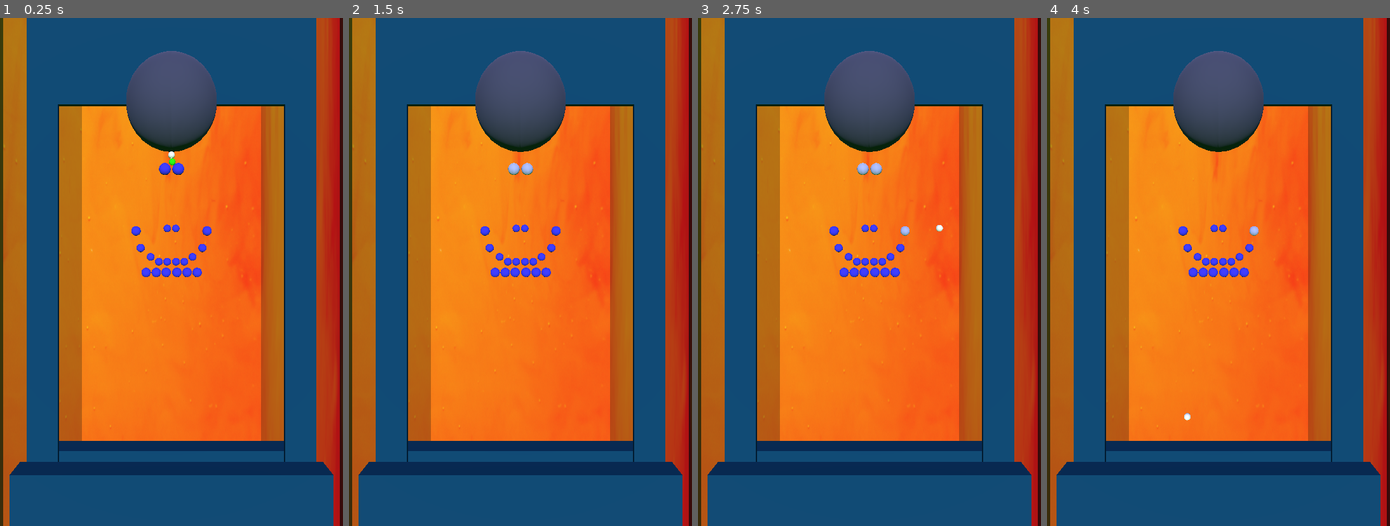
Above: before the commit, frames 1-4 (left to right).
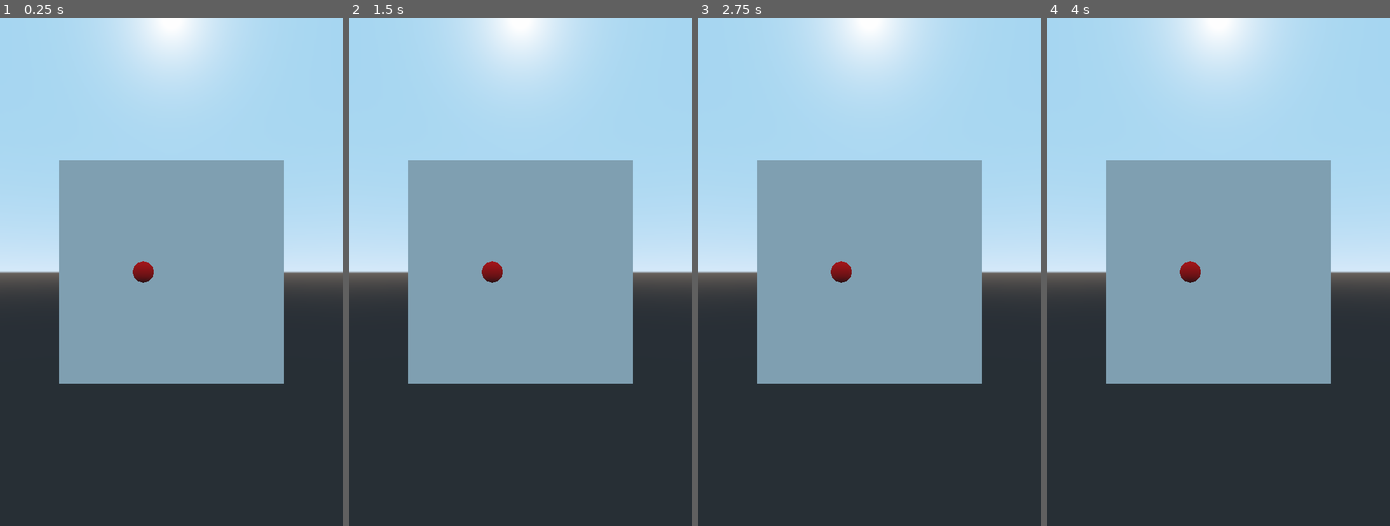
Above: after the commit, the same moments.

Repository: beothorn/librethrow
Game: Godot game, scene res://mainScene/main.tscn
Same seed, same stepped clock (60 frames per second), same inputs: the game is played once before the commit and once after it. Before the commit the project starts from res://playStage/PlayStage.tscn.
Inputs (mouse positions are in pixels of both pictures, inside the frame that each line leads up to):
- Up to frame 1 (0.25 s): no input
- Up to frame 2 (1.5 s): tap Enter at 0.5 s; move the mouse to (595, 246) at 0.52 s; click (595, 246) at 0.67 s; tap Space at 1.25 s; drag from (451, 297) to (503, 373) at 1.27 s
- Up to frame 3 (2.75 s): tap Enter at 2 s; move the mouse to (903, 160) at 2.02 s; click (903, 160) at 2.17 s
- Up to frame 4 (4 s): drag from (1201, 373) to (1115, 195) at 2.77 s; tap Space at 3.5 s; move the mouse to (1321, 348) at 3.52 s; click (1321, 348) at 3.67 s

The runs differ from the first frame. In frame 1, 100% of the frame differs, in the area x 0-100%, y 0-100%; in frame 2, 100%; in frame 3, 100%; in frame 4, 100%.

Commit message:
Introducing levels

Diff:
--- /dev/null
+++ b/game/levelChoose/LevelChooser.tscn
@@ -0,0 +1,33 @@
+[gd_scene load_steps=5 format=2]
+
+[sub_resource type="QuadMesh" id=1]
+size = Vector2( 2.096, 2.084 )
+
+[sub_resource type="SpatialMaterial" id=2]
+
+[sub_resource type="SpatialMaterial" id=3]
+albedo_color = Color( 0.976471, 0.0431373, 0.0431373, 1 )
+
+[sub_resource type="SphereShape" id=4]
+radius = 0.1
+
+[node name="LevelRoom" type="Spatial"]
+
+[node name="Camera" type="Camera" parent="."]
+transform = Transform( 1, 0, 0, 0, 1, 0, 0, 0, 1, 0, 0, 3.38643 )
+
+[node name="CSGMesh" type="CSGMesh" parent="."]
+mesh = SubResource( 1 )
+material = SubResource( 2 )
+
+[node name="Levels" type="Spatial" parent="."]
+
+[node name="Level1" type="StaticBody" parent="Levels"]
+transform = Transform( 1, 0, 0, 0, 1, 0, 0, 0, 1, -0.262622, 0, 0 )
+
+[node name="CSGSphere" type="CSGSphere" parent="Levels/Level1"]
+radius = 0.1
+material = SubResource( 3 )
+
+[node name="CollisionShape" type="CollisionShape" parent="Levels/Level1"]
+shape = SubResource( 4 )
--- /dev/null
+++ b/game/mainScene/main.gd
@@ -0,0 +1,28 @@
+extends Spatial
+
+onready var game_room = preload("res://playStage/PlayStage.tscn")
+onready var level_chooser = preload("res://levelChoose/LevelChooser.tscn")
+
+
+func load_scene(scene):
+	var loaded_scene = scene.instance()
+	for c in self.get_children():
+		c.queue_free()
+	self.get_node(".").add_child(loaded_scene)
+	return loaded_scene
+
+func load_level_chooser():
+	var level_instance = load_scene(level_chooser)
+	level_instance.get_node("Levels/Level1").connect("input_event", self, "load_level_1")
+
+func _ready():
+	load_level_chooser()
+
+func load_level_1(camera, event, click_position, click_normal, shape_idx):
+	var mouse_click = event as InputEventMouseButton
+	if mouse_click:
+		var left_pressed = mouse_click.button_index == BUTTON_LEFT and mouse_click.pressed
+		if left_pressed:
+			print("left_pressed")
+			var game_room_instance = load_scene(game_room)
+			game_room_instance.connect("change_to_level_chooser", self, "load_level_chooser")
--- /dev/null
+++ b/game/mainScene/main.tscn
@@ -0,0 +1,6 @@
+[gd_scene load_steps=2 format=2]
+
+[ext_resource path="res://mainScene/main.gd" type="Script" id=1]
+
+[node name="Main" type="Spatial"]
+script = ExtResource( 1 )
--- a/game/playStage/PlayStage.gd
+++ b/game/playStage/PlayStage.gd
@@ -1,11 +1,13 @@
 extends Spatial
 
-onready var root = get_node("/root/GameRoom")
-onready var stones = get_node("/root/GameRoom/Stones")
-onready var aim_ball = get_node("/root/GameRoom/Aim_ball")
-onready var stones_bottom = get_node("/root/GameRoom/StonesBottom")
-onready var camera = get_node("/root/GameRoom/Camera")
-onready var simulation_point_meshes = get_node("/root/GameRoom/SimulationPointsMeshes")
+signal change_to_level_chooser
+
+onready var root = get_node(".")
+onready var stones = get_node("./Stones")
+onready var aim_ball = get_node("./Aim_ball")
+onready var stones_bottom = get_node("./StonesBottom")
+onready var camera = get_node("./Camera")
+onready var simulation_point_meshes = get_node("./SimulationPointsMeshes")
 
 onready var ball_gen = preload("res://playStage/DropBall.tscn")
 onready var sim_ball_gen = preload("res://playStage/SimulatedBall.tscn")
@@ -13,16 +15,15 @@
 export (float) var throw_force = 10
 export (float) var gravity = 9
 export (float) var bounciness = 0.8
-export (float) var aim_sensitivity = 100#this should not be linear, the closer the more precise
-export (float) var max_aim_rotation_speed = 100
+export (float) var aim_sensitivity = 400
 export (float) var rotation_sensitivity = 2
 export (float) var focus_sensitivity = 4
 export (int) var bounce_count = 2
-export (int) var creation_interval = 1
+export (int) var creation_interval = 3
 
 var aim_circle_radius:float = 2.2
 var maximun_aim_angle:float = -0.26
-var should_restart:bool = false
+var all_stones_cleared:bool = false
 var hidden_z_coordinate:int = -1000
 
 var stones_room_bottom:float
@@ -80,7 +81,6 @@
 func _input(event):
 	var mouse_click = event as InputEventMouseButton
 	if mouse_click:
-
 		var left_pressed = mouse_click.button_index == BUTTON_LEFT and mouse_click.pressed
 		var left_released = mouse_click.button_index == BUTTON_LEFT and !mouse_click.pressed
 
@@ -96,12 +96,14 @@
 
 		if left_released and !throwing:
 			rotating_stones = false
+			throw_simulation_ball(aim_ball.translation)
 
 		var pos2d = _screen_position_on_y_axis(event.position)
 
 		if left_click and !throwing and pos2d.y > stones_room_bottom:
 			throw_ball(aim_ball.translation)
 			throwing = true
+			return
 
 		if left_pressed and !throwing:
 			initial_x = pos2d.x
@@ -117,18 +119,15 @@
 	if mouse_motion:
 		if mouse_pressed:
 			var pos2d:Vector3 = _screen_position_on_y_axis(event.position)
-			var max_angle = deg2rad(80)
 			var delta = (initial_x - pos2d.x)
-
-			delta = max(min( (delta*delta*delta)*focus_sensitivity , max_aim_rotation_speed), -max_aim_rotation_speed)
-			var drag_delta =  -max(min( delta / aim_sensitivity, max_angle), -max_angle)
+			delta = (delta*delta*delta)*focus_sensitivity
+			var drag_delta =  -delta / aim_sensitivity
 			var pos_cursor = pos2d.normalized() * aim_circle_radius
-			if pos_cursor.y < maximun_aim_angle:
+			var rotated_aim = initial_aim_rotation.rotated(drag_delta)
+			if rotated_aim.y < maximun_aim_angle:
 				if!rotating_stones:
-					var rotated_aim = initial_aim_rotation.rotated(drag_delta)
 					aim_ball.translation.x = rotated_aim.x
 					aim_ball.translation.y = rotated_aim.y
-				if !throwing:
 					throw_simulation_ball(aim_ball.translation)
 
 			if pos2d.y > stones_room_bottom:
@@ -136,15 +135,17 @@
 
 			if !throwing and rotating_stones and pos2d.y < stones_room_bottom:
 				stones.set_stones_rotation( initial_rotation + (delta/ rotation_sensitivity))
+				print("Simulate")
+				throw_simulation_ball(aim_ball.translation)
 
 func _on_ball_hit(obj, ball):
 	if obj.is_in_group("Stone"):
 		#removing child is slow so we just hide it
 		obj.hide()
-		should_restart = true
+		all_stones_cleared = true
 		for stone in stones.get_children():
 			if stone.is_in_group("Stone") and !stone.is_hidden():
-				should_restart = false
+				all_stones_cleared = false
 
 	if obj.is_in_group("BallKiller"):
 		root.remove_child(ball)
@@ -153,12 +154,13 @@
 		for stone in stones.get_children():
 				if stone.is_in_group("Stone"):
 					stone.force_hide()
-		if should_restart:
+		if all_stones_cleared:
+			emit_signal("change_to_level_chooser")
 			stones.set_stones_rotation(0)
 			for stone in stones.get_children():
 				if stone.is_in_group("Stone"):
 					stone.reset()
-			should_restart = false
+			all_stones_cleared = false
 	stones.rebuild_meshes()
 
 func clear_simulations():
--- a/game/playStage/PlayStage.tscn
+++ b/game/playStage/PlayStage.tscn
@@ -94,6 +94,12 @@
 mesh = SubResource( 20 )
 transform_array = PoolVector3Array( 1, 0, 0, 0, 1, 0, 0, 0, 1, 0, 0, 0, 1, 0, 0, 0, 1, 0, 0, 0, 1, 0, 0, 0, 1, 0, 0, 0, …(3517 unchanged characters)…
 
+[sub_resource type="BoxShape" id=22]
+extents = Vector3( 0.335399, 0.180853, 0.0496147 )
+
+[sub_resource type="SpatialMaterial" id=23]
+albedo_color = Color( 0.466667, 0.466667, 0.466667, 1 )
+
 [node name="GameRoom" type="Spatial"]
 script = ExtResource( 1 )
 
@@ -146,7 +152,6 @@
 [node name="Outside_floor" type="StaticBody" parent="." groups=[
 "BallKiller",
 ]]
-editor/display_folded = true
 transform = Transform( 1, 0, 0, 0, 1, 0, 0, 0, 1, 0, -17.0914, 0 )
 
 [node name="Floor_collision" type="CollisionShape" parent="Outside_floor"]
@@ -168,7 +173,6 @@
 material = SubResource( 15 )
 
 [node name="Stones" type="Spatial" parent="."]
-editor/display_folded = true
 script = ExtResource( 3 )
 
 [node name="Aim" type="CSGMesh" parent="Stones"]
@@ -184,6 +188,9 @@
 [node name="Stone17" parent="Stones" instance=ExtResource( 4 )]
 transform = Transform( 1, 0, 0, 0, 1, 0, 0, 0, 1, 0.240761, -4.94578, -4.20245 )
 
+[node name="Stone22" parent="Stones" instance=ExtResource( 4 )]
+transform = Transform( 1, 0, 0, 0, 1, 0, 0, 0, 1, -2.34845, -9.26733, -0.0112677 )
+
 [node name="Stone19" parent="Stones" instance=ExtResource( 4 )]
 transform = Transform( 1, 0, 0, 0, 1, 0, 0, 0, 1, 0.240761, -3.69382, 3.0685 )
 
@@ -231,6 +238,15 @@
 
 [node name="Stone18" parent="Stones" instance=ExtResource( 4 )]
 transform = Transform( 1, 0, 0, 0, 1, 0, 0, 0, 1, -0.237281, -4.94578, -4.20245 )
+
+[node name="Stone21" parent="Stones" instance=ExtResource( 4 )]
+transform = Transform( 1, 0, 0, 0, 1, 0, 0, 0, 1, -2.82649, -8.95067, -0.0112677 )
+
+[node name="Stone23" parent="Stones" instance=ExtResource( 4 )]
+transform = Transform( 1, 0, 0, 0, 1, 0, 0, 0, 1, -3.34806, -8.46635, -0.0112677 )
+
+[node name="Stone24" parent="Stones" instance=ExtResource( 4 )]
+transform = Transform( 1, 0, 0, 0, 1, 0, 0, 0, 1, -3.81374, -7.92616, -0.0112677 )
 
 [node name="Stone20" parent="Stones" instance=ExtResource( 4 )]
 transform = Transform( 1, 0, 0, 0, 1, 0, 0, 0, 1, -0.237281, -3.69382, 3.0685 )
@@ -245,5 +261,67 @@
 [node name="StoneMeshes" type="MultiMeshInstance" parent="Stones"]
 multimesh = SubResource( 21 )
 
+[node name="Indestructables" type="Spatial" parent="."]
+
+[node name="StaticBody" type="StaticBody" parent="Indestructables"]
+transform = Transform( 0.707107, 0.707107, 0, -0.707107, 0.707107, 0, 0, 0, 1, -3.15513, -7.67303, 0 )
+
+[node name="CollisionShape" type="CollisionShape" parent="Indestructables/StaticBody"]
+shape = SubResource( 22 )
+
+[node name="CSGBox" type="CSGBox" parent="Indestructables/StaticBody"]
+width = 0.666
+height = 0.369
+depth = 0.0945679
+material = SubResource( 23 )
+
+[node name="StaticBody5" type="StaticBody" parent="Indestructables"]
+transform = Transform( 0.496717, 0.867913, 0, -0.867913, 0.496717, 0, 0, 0, 1, -3.57957, -7.07744, 0 )
+
+[node name="CollisionShape" type="CollisionShape" parent="Indestructables/StaticBody5"]
+shape = SubResource( 22 )
+
+[node name="CSGBox" type="CSGBox" parent="Indestructables/StaticBody5"]
+width = 0.666
+height = 0.369
+depth = 0.0945679
+material = SubResource( 23 )
+
+[node name="StaticBody2" type="StaticBody" parent="Indestructables"]
+transform = Transform( 0.770792, 0.637088, 0, -0.637088, 0.770792, 0, 0, 0, 1, -2.64003, -8.13918, 0 )
+
+[node name="CollisionShape" type="CollisionShape" parent="Indestructables/StaticBody2"]
+shape = SubResource( 22 )
+
+[node name="CSGBox" type="CSGBox" parent="Indestructables/StaticBody2"]
+width = 0.666
+height = 0.369
+depth = 0.0945679
+material = SubResource( 23 )
+
+[node name="StaticBody3" type="StaticBody" parent="Indestructables"]
+transform = Transform( 0.855563, 0.517699, 0, -0.517699, 0.855563, 0, 0, 0, 1, -2.05129, -8.56362, 0 )
+
+[node name="CollisionShape" type="CollisionShape" parent="Indestructables/StaticBody3"]
+shape = SubResource( 22 )
+
+[node name="CSGBox" type="CSGBox" parent="Indestructables/StaticBody3"]
+width = 0.666
+height = 0.369
+depth = 0.0945679
+material = SubResource( 23 )
+
+[node name="StaticBody4" type="StaticBody" parent="Indestructables"]
+transform = Transform( 0.930878, 0.365332, 0, -0.365332, 0.930878, 0, 0, 0, 1, -1.40094, -8.88537, 0 )
+
+[node name="CollisionShape" type="CollisionShape" parent="Indestructables/StaticBody4"]
+shape = SubResource( 22 )
+
+[node name="CSGBox" type="CSGBox" parent="Indestructables/StaticBody4"]
+width = 0.666
+height = 0.369
+depth = 0.0945679
+material = SubResource( 23 )
+
 [node name="DirectionalLight" type="DirectionalLight" parent="."]
 transform = Transform( 1, 0, 0, 0, 0.988861, 0.148839, 0, -0.148839, 0.988861, 14.8976, 0.729523, 18.9048 )
--- a/game/playStage/Stone.gd
+++ b/game/playStage/Stone.gd
@@ -3,7 +3,7 @@
 var collisionShape
 onready var stone = get_node("StoneMesh")
 onready var stone_hit = get_node("StoneHit")
-onready var camera = get_node("/root/GameRoom/Camera")
+onready var camera = get_node("../../Camera")
 onready var center_pos = get_node("Center")
 onready var radius_pos = get_node("Radius")
 onready var timer = get_node("Timer")
--- a/game/project.godot
+++ b/game/project.godot
@@ -27,7 +27,7 @@
 [application]
 
 config/name="LibreThrow"
-run/main_scene="res://playStage/PlayStage.tscn"
+run/main_scene="res://mainScene/main.tscn"
 config/icon="res://icon.png"
 
 [display]
Not shown: 1 places in game/playStage/PlayStage.tscn that only renumber resources
